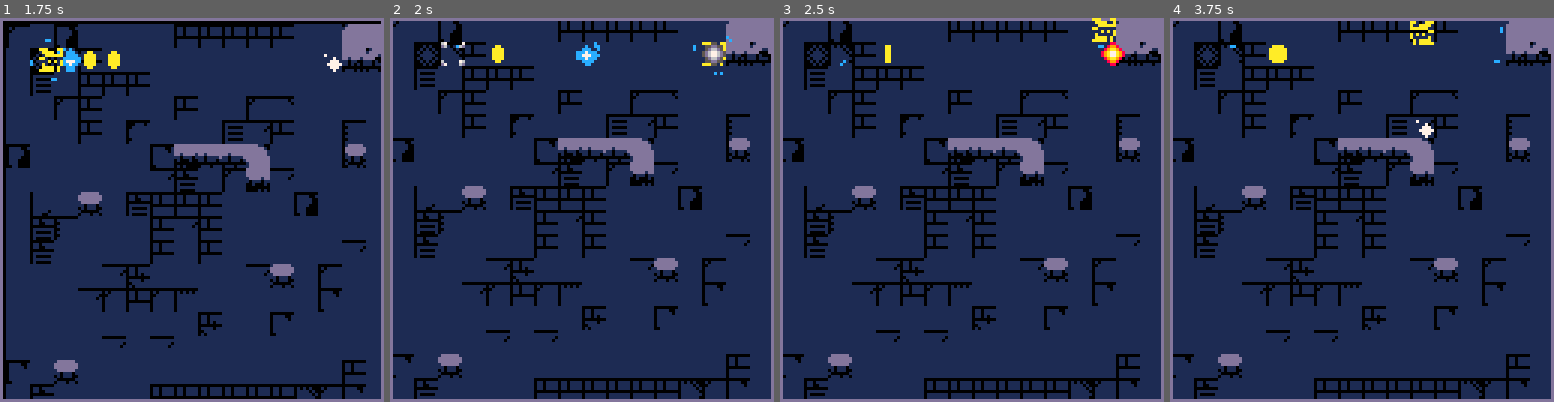
Above: before the commit, frames 1-4 (left to right).
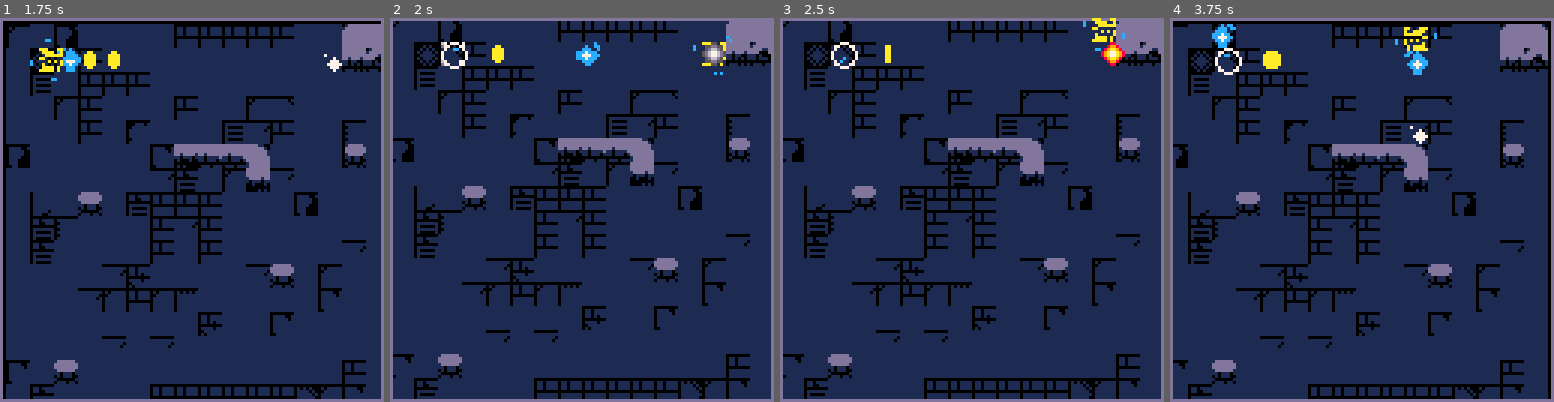
Above: after the commit, the same moments.

Repository: adamskopl/pico8
Game: PICO-8 cartridge dungeon/game.p8
Two runs of this game, one before a commit and one after it. Both use one fixed random seed, a clock stepped at 60 frames per second and the inputs below.
Inputs:
- Up to frame 1 (1.75 s): tap X (X key) at 0.33, 1.07 s; tap O (Z key) at 0.7, 1.7 s; hold Right from 1.6 s (still down)
- Up to frame 2 (2 s): keep holding Right; tap X (X key) at 1.85 s
- Up to frame 3 (2.5 s): release Right at 2.1 s; tap O (Z key) at 2.1 s; hold Up 2.15-2.42 s; hold Right from 2.47 s (still down)
- Up to frame 4 (3.75 s): tap O (Z key) every 0.4 s from 2.5 to 3.7 s; tap X (X key) at 2.97 s; release Right at 3.03 s; hold Left 3.08-3.58 s; hold Down from 3.63 s (still down)

Frame 1 is identical in both runs. In frame 2, 0.2% of the frame differs, in the area x 13-21%, y 6-14%; in frame 3, 0.2%; in frame 4, 20%, in the area x 0-100%, y 0-100%.

Commit message:
mana collect

Diff:
--- a/dungeon/config.lua
+++ b/dungeon/config.lua
@@ -23,6 +23,7 @@
   FIRE = 4,
   CRASH = 5,
   EMPTY = 6,
+  COLLECT = 7,
 }
 
 COLORS = {
--- a/dungeon/hero.lua
+++ b/dungeon/hero.lua
@@ -20,6 +20,7 @@
   ANIM.update(hero)
   ORBITS.update(hero)
   teleport_update()
+  mana_collect()
 
   -- COINS COLLISION
   for i = #coins, 1, -1 do
@@ -48,6 +49,16 @@
     h.teleport_target.active = true
   else
     h.teleport_target.active = false
+  end
+end
+function mana_collect()
+  for key, m in pairs(mana_orbits) do
+    if TILES.collide(hero.pos, m.pos) then
+      hero.mana = hero.mana + ORBITS.count(m)
+      mana_orbits[key] = nil
+      ORBITS.apply(hero, hero.mana, ORBIT_RADIUS_HERO, ORBIT_SPEED_HERO)
+      sfx(SFX.COLLECT)
+    end
   end
 end
 
--- a/dungeon/mana.lua
+++ b/dungeon/mana.lua
@@ -1,12 +1,13 @@
 MANA = {}
-ORBIT_RADIUS_MANA = 3
+ORBIT_RADIUS_MANA = 2
 ORBIT_SPEED_MANA = 0.02
 
 function MANA.add(pos)
   local key = VEC.to_str(pos)
-  local m = ENTITY.new(VEC.cp(pos), nil)
-  ORBITS.apply(m, 1, ORBIT_RADIUS_MANA, ORBIT_SPEED_MANA)
-  mana_orbits[key] = m
+  local mana = ENTITY.new(VEC.cp(pos), nil)
+  local existing_mana = mana_orbits[key] and #mana_orbits[key].orbits or 0
+  ORBITS.apply(mana, 1 + existing_mana, ORBIT_RADIUS_MANA, ORBIT_SPEED_MANA)
+  mana_orbits[key] = mana
 end
 
 function MANA.update()
@@ -17,6 +18,7 @@
 
 function MANA.draw()
   for _, m in pairs(mana_orbits) do
+    circ(m.pos.x + 4, m.pos.y + 4, ORBIT_RADIUS_MANA + 2, COLORS.WHITE)
     ORBITS.draw(m)
   end
 end
Not shown, changed: the sound effects (__sfx__) section of dungeon/game.p8
